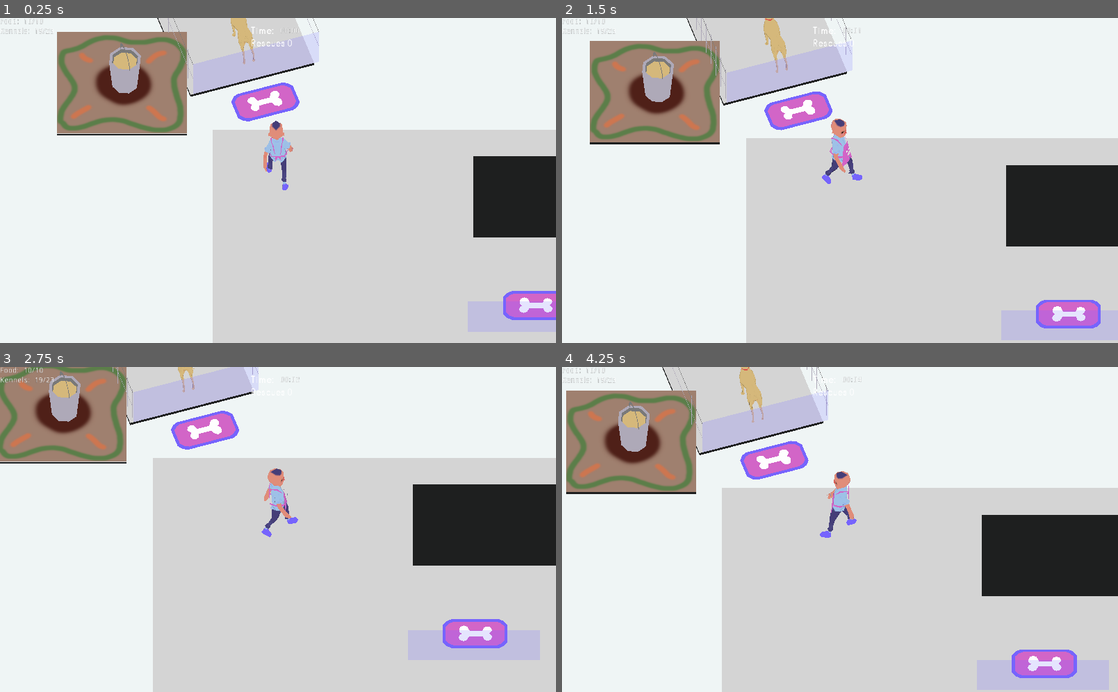
Above: before the commit, frames 1-4 (two rows, left to right).
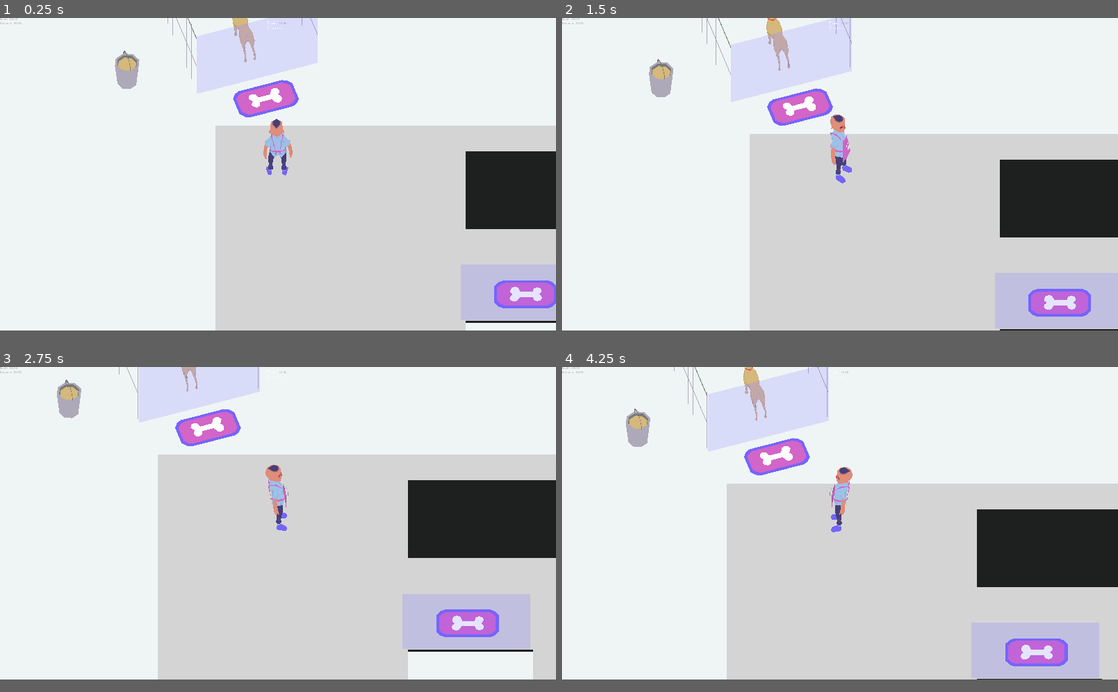
Above: after the commit, the same moments.

Repository: DevinPentecost/ld42
Game: Godot game, scene res://test_scenes/CharacterTest.tscn
The game is run twice, just before and just after one commit, with the same random seed, the same clock (stepped at 60 frames per second) and the same inputs. The project has no main scene, so this scene is started directly.
Inputs (mouse positions are in pixels of both pictures, inside the frame that each line leads up to):
- Up to frame 1 (0.25 s): no input
- Up to frame 2 (1.5 s): tap Enter at 0.5 s; move the mouse to (962, 164) at 0.52 s; hold D (player_move_right) 0.53-1.28 s; tap Space (player_action) at 0.6, 1.35 s; click (962, 164) at 0.67 s; move the mouse to (728, 196) at 1.27 s; hold S (player_move_down) from 1.28 s (still down)
- Up to frame 3 (2.75 s): move the mouse to (333, 458) at 2.02 s; release S (player_move_down) at 2.03 s; hold D (player_move_right) from 2.03 s (still down); tap Space (player_action) at 2.1 s
- Up to frame 4 (4.25 s): move the mouse to (812, 594) at 2.77 s; release D (player_move_right) at 2.78 s; hold W (player_move_up) 2.78-3.53 s; tap Space (player_action) at 2.85, 3.6 s; click (812, 594) at 2.92 s; move the mouse to (1006, 578) at 3.52 s; hold A (player_move_left) from 3.53 s (still down)
In our replay, the window is 800x468 before the commit and 800x450 after it. These sizes can differ from the game's own. Grey fills any space a smaller window leaves; there, only what the larger window draws over its background counts as a difference.

The runs differ from the first frame. In frame 1, 18% of the frame differs, in the area x 0-100%, y 0-100%; in frame 2, 19%; in frame 3, 17%; in frame 4, 19%.

Commit message:
starting polish

Diff:
--- a/project/objects/dog/Dog.tscn
+++ b/project/objects/dog/Dog.tscn
@@ -15,7 +15,7 @@
 radial_segments = 64
 rings = 8
 
-[node name="Dog" type="Spatial" index="0"]
+[node name="Dog" type="Spatial"]
 
 script = ExtResource( 1 )
 TEXTURE_A = ExtResource( 2 )
@@ -30,7 +30,7 @@
 
 [node name="MeshInstance" type="MeshInstance" parent="." index="0"]
 
-transform = Transform( 1, -7.10543e-015, -3.01876e-011, -3.01876e-011, -0.000345306, -1, -7.10543e-015, 1, -0.000345306, 0, 0.5, 0 )
+transform = Transform( 1, -7.10543e-15, -3.01876e-11, -3.01876e-11, -0.000345306, -1, -7.10543e-15, 1, -0.000345306, 0, 0.5, 0 )
 visible = false
 layers = 1
 material_override = null
@@ -54,9 +54,20 @@
 Sex = 0
 AgeMonths = 0
 
-[node name="dogmodel_temp" parent="." index="2" instance=ExtResource( 5 )]
+[node name="dogmodel" parent="." index="2" instance=ExtResource( 5 )]
 
-transform = Transform( -6.51683e-008, 0, -0.4, 0, 0.4, 0, 0.4, 0, -6.51683e-008, 0, 0, 0 )
+transform = Transform( -6.51683e-08, 0, -0.4, 0, 0.4, 0, 0.4, 0, -6.51683e-08, 0, 0, 0 )
 _sections_unfolded = [ "Transform" ]
 
+[node name="Skeleton" parent="dogmodel/Armature" index="0"]
+
+transform = Transform( 1, 0, -1.42109e-14, 0, 1, 0, 1.42109e-14, 0, 1, 0, 0, 0 )
+
+[node name="AnimationPlayer" parent="dogmodel" index="1"]
+
+autoplay = "stand"
+
 [node name="emoter" parent="." index="3" instance=ExtResource( 6 )]
+
+
+[editable path="dogmodel"]
--- a/project/objects/food_bucket/FoodBucket.tscn
+++ b/project/objects/food_bucket/FoodBucket.tscn
@@ -68,7 +68,7 @@
 
 [node name="StaticBody" type="StaticBody" parent="." index="1"]
 
-transform = Transform( 0.7, 0, 0, 0, -1.14044e-007, -0.7, 0, 0.7, -1.14044e-007, 0, 0.7, 0 )
+transform = Transform( 0.7, 0, 0, 0, -1.14044e-07, -0.7, 0, 0.7, -1.14044e-07, 0, 0.7, 0 )
 input_ray_pickable = true
 input_capture_on_drag = false
 collision_layer = 2
@@ -105,6 +105,7 @@
 [node name="Sprite3D" type="Sprite3D" parent="." index="2"]
 
 transform = Transform( 1, 0, 0, 0, 1, 0, 0, 0, 1, 0, 0.01, 0 )
+visible = false
 layers = 1
 material_override = null
 cast_shadow = 1
@@ -136,11 +137,12 @@
 
 [node name="FloorTile" parent="." index="3" instance=ExtResource( 5 )]
 
+visible = false
 _sections_unfolded = [ "Transform" ]
 
 [node name="Bucket" parent="." index="4" instance=ExtResource( 6 )]
 
-transform = Transform( 1.42978, 0, 0.453565, 0, 1.5, 0, -0.453565, 0, 1.42978, 1.63556, 0, -0.438022 )
+transform = Transform( 1.14383, 0, 0.362853, 0, 1.2, 0, -0.362853, 0, 1.14383, 1.28234, 0, -0.452882 )
 _sections_unfolded = [ "Transform" ]
 
 [connection signal="body_entered" from="ActionArea" to="." method="_on_ActionArea_body_entered"]
--- a/project/objects/kennel/Bowl.tscn
+++ b/project/objects/kennel/Bowl.tscn
@@ -2,9 +2,9 @@
 
 [ext_resource path="res://objects/kennel/bowl.dae" type="PackedScene" id=1]
 
-[node name="Bowl" type="MeshInstance" index="0"]
+[node name="Bowl" type="MeshInstance"]
 
-transform = Transform( 1, 0, 0, 0, 1, 0, 0, 0, 1, 0, 0.05, 0 )
+transform = Transform( 1.5, 0, 0, 0, 1.5, 0, 0, 0, 1.5, 0, 0.05, 0 )
 layers = 1
 material_override = null
 cast_shadow = 1
--- a/project/objects/kennel/Kennel.tscn
+++ b/project/objects/kennel/Kennel.tscn
@@ -146,7 +146,7 @@
 
 [node name="WallLeft" type="MeshInstance" parent="Walls" index="1"]
 
-transform = Transform( -4.37114e-008, 0, 1, 0, 1, 0, -1, 0, -4.37114e-008, 0, 1, 2 )
+transform = Transform( -4.37114e-08, 0, 1, 0, 1, 0, -1, 0, -4.37114e-08, 0, 1, 2 )
 layers = 1
 material_override = null
 cast_shadow = 1
@@ -180,7 +180,7 @@
 
 [node name="WallRight" type="MeshInstance" parent="Walls" index="3"]
 
-transform = Transform( -4.37114e-008, 0, 1, 0, 1, 0, -1, 0, -4.37114e-008, 0, 1, -2 )
+transform = Transform( -4.37114e-08, 0, 1, 0, 1, 0, -1, 0, -4.37114e-08, 0, 1, -2 )
 layers = 1
 material_override = null
 cast_shadow = 1
@@ -212,7 +212,7 @@
 
 [node name="Sprite3D" type="Sprite3D" parent="." index="5"]
 
-transform = Transform( -4.37114e-008, 0, 1, 0, 1, 0, -1, 0, -4.37114e-008, 1.5, 0.01, 0 )
+transform = Transform( -4.37114e-08, 0, 1, 0, 1, 0, -1, 0, -4.37114e-08, 1.5, 0.01, 0 )
 visible = false
 layers = 1
 material_override = null
@@ -245,14 +245,16 @@
 
 [node name="mat" parent="." index="6" instance=ExtResource( 7 )]
 
-transform = Transform( -1.62921e-007, 0, 1, 0, 1, 0, -1, 0, -1.62921e-007, 0.276306, 0.055711, 3.02363 )
+transform = Transform( -1.62921e-07, 0, 1, 0, 1, 0, -1, 0, -1.62921e-07, 0.276306, 0.055711, 3.02363 )
 _sections_unfolded = [ "Transform" ]
 
 [node name="FloorTile" parent="." index="7" instance=ExtResource( 8 )]
 
+visible = false
+
 [node name="kennelwalls" parent="." index="8" instance=ExtResource( 9 )]
 
-transform = Transform( -1.62921e-007, 0, 1, 0, 1, 0, -1, 0, -1.62921e-007, 0.92287, 0, 3.07038 )
+transform = Transform( -1.62921e-07, 0, 1, 0, 2, 0, -1, 0, -1.62921e-07, 0.92287, -0.17377, 3.07038 )
 _sections_unfolded = [ "Transform" ]
 
 [connection signal="body_entered" from="ActionArea" to="." method="_on_ActionArea_body_entered"]
--- a/project/objects/player/Player.tscn
+++ b/project/objects/player/Player.tscn
@@ -95,6 +95,10 @@
 transform = Transform( -8.14603e-08, 0, 0.5, 0, 0.5, 0, -0.5, 0, -8.14603e-08, 0, 0, 0 )
 _sections_unfolded = [ "Transform" ]
 
+[node name="AnimationPlayer" parent="PlayerModel" index="1"]
+
+autoplay = "idle"
+
 [node name="InteractArea" type="Area" parent="." index="4"]
 
 input_ray_pickable = false
@@ -127,3 +131,6 @@
 [connection signal="area_entered" from="InteractArea" to="." method="_on_InteractArea_area_entered"]
 
 [connection signal="area_exited" from="InteractArea" to="." method="_on_InteractArea_area_exited"]
+
+
+[editable path="PlayerModel"]
--- a/project/project.godot
+++ b/project/project.godot
@@ -12,6 +12,14 @@
 
 config/name="ld42"
 config/icon="res://icon.png"
+
+[display]
+
+window/size/width=1280
+window/size/height=720
+window/stretch/mode="viewport"
+window/stretch/aspect="expand"
+window/stretch/shrink=".5"
 
 [input]
 
Not shown, changed: project/objects/dog/dog.dae
Not shown, changed: project/objects/player/char.dae
Not shown, changed: asset_src/3d/char.blend
Not shown, changed: asset_src/3d/char.dae
Not shown, changed: asset_src/3d/dog.blend
